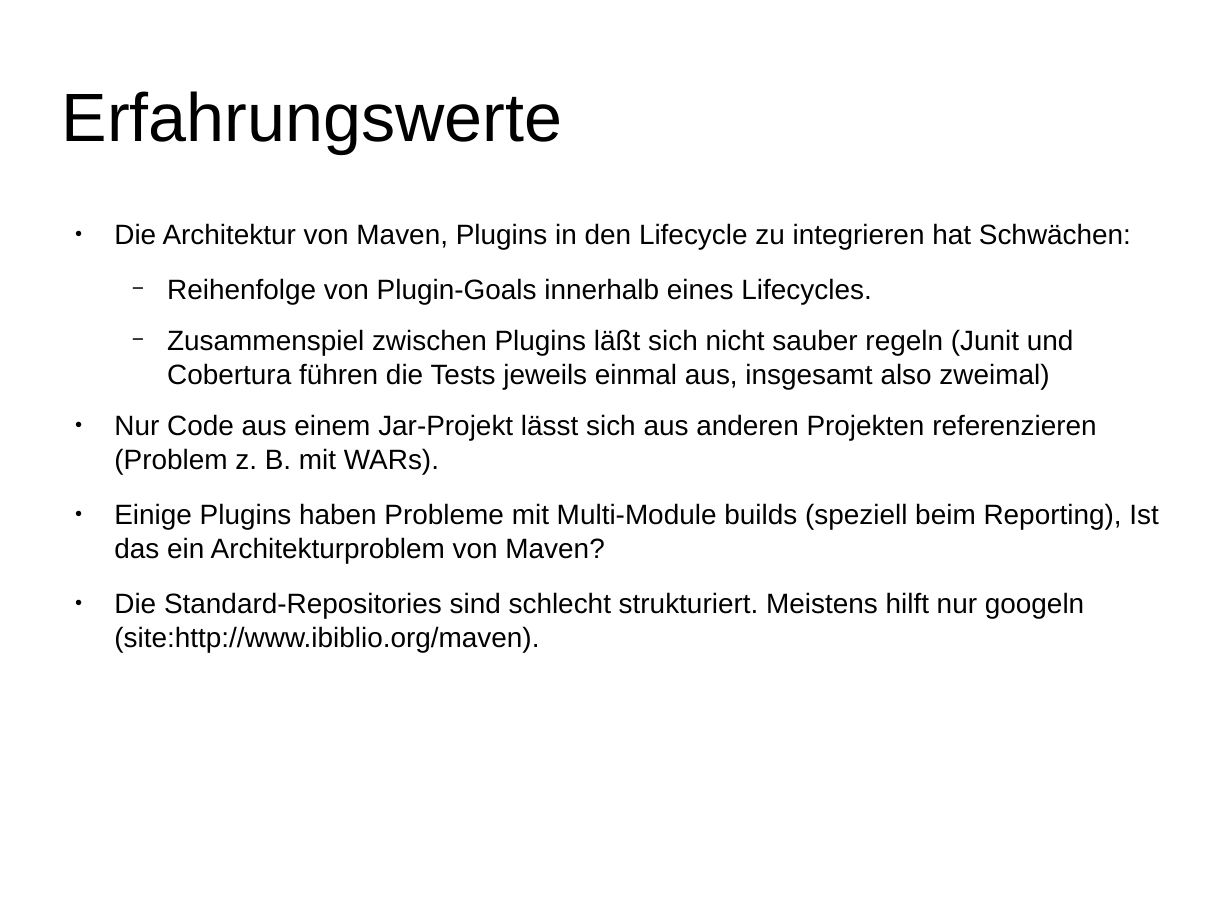
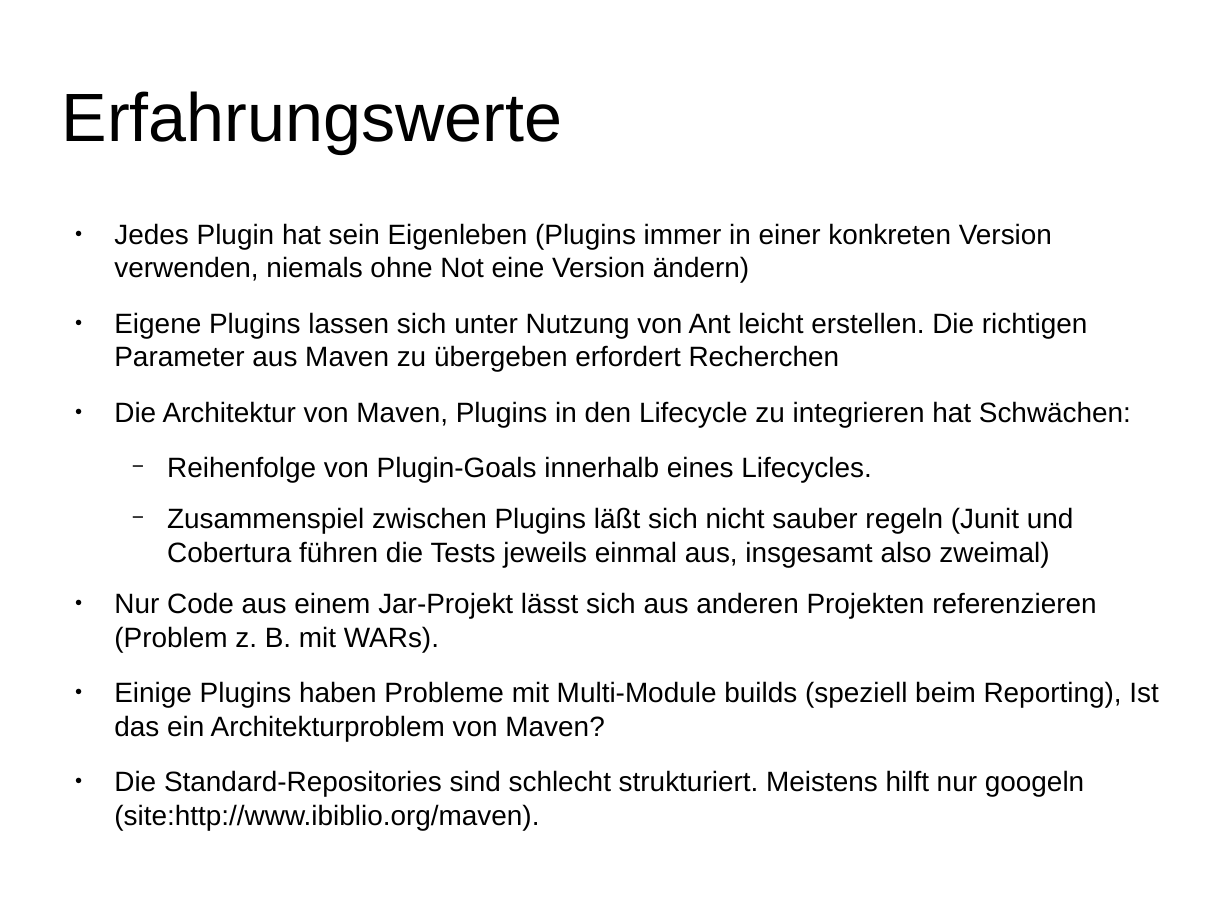
Before and after one commit to herrwieger/experttrainingbuildsystems, a slide deck: slide 10 of praesentationen/maven2.odp. Drawn at 1232x924 pixels with LibreOffice and Linux fonts; fonts in the diff are those of the drawing. Boxes give left, top, right and bottom in pixels: in the first picture for what was removed or moved away, otherwise in the second. Text is boxed around its words. In the diff, an @@ line names an element or a change of style, - is before the commit and + after.

```diff
--- a/praesentationen/maven2.odp
+++ b/praesentationen/maven2.odp
@@ text at [114,223,1088,371]: paragraphs added @@
+● Jedes Plugin hat sein Eigenleben (Plugins immer in einer konkreten Version verwenden, niemals ohne Not eine Version ändern)
+● Eigene Plugins lassen sich unter Nutzung von Ant leicht erstellen. Die richtigen Parameter aus Maven zu übergeben erfordert Recherchen
```
Also in this commit, not shown: 1 other slide changed.
